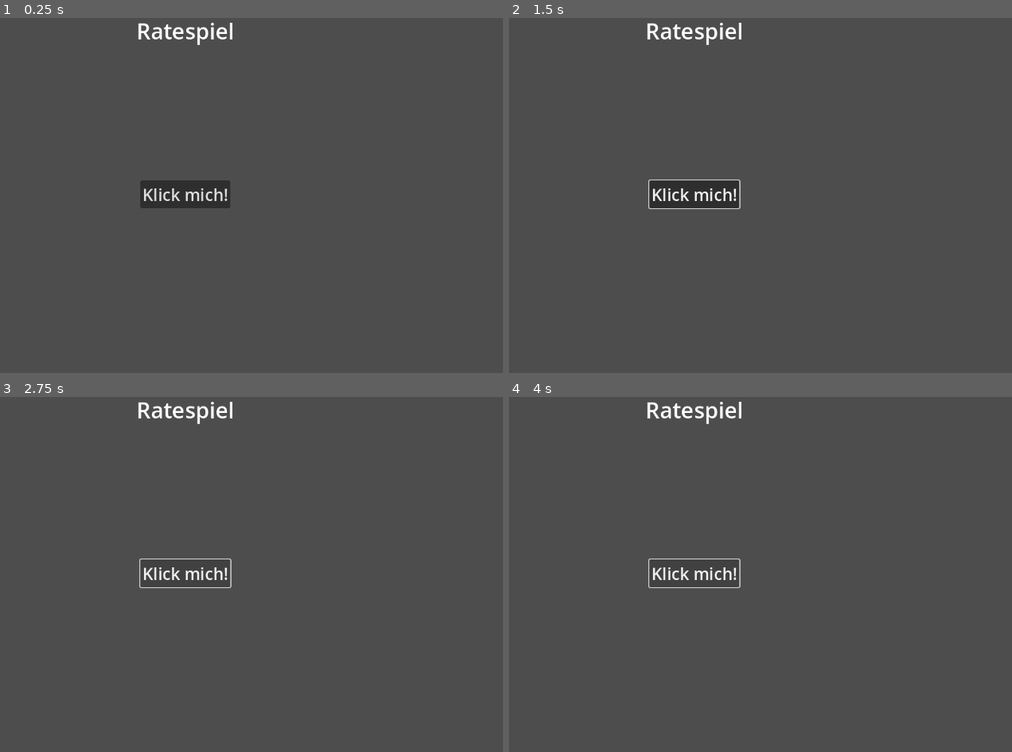
Above: before the commit, frames 1-4 (two rows, left to right).
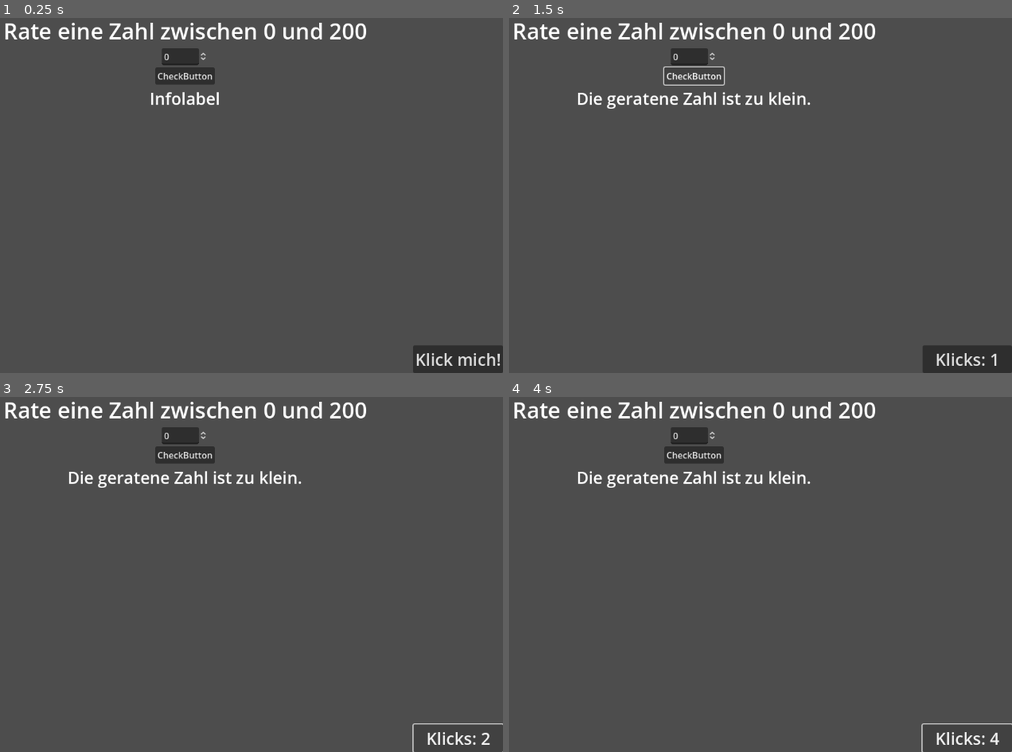
Above: after the commit, the same moments.

Repository: teachingCS/Schuelerakademie_23_24
Game: Godot game, scene res://ratespiel.tscn
The game is run twice, just before and just after one commit, with the same random seed, the same clock (stepped at 60 frames per second) and the same inputs. The project has no main scene, so this scene is started directly.
Inputs (mouse positions are in pixels of both pictures, inside the frame that each line leads up to):
- Up to frame 1 (0.25 s): no input
- Up to frame 2 (1.5 s): click "Klick mich!" at 0.5 s; click (695, 74) at 1.25 s, where only the run after the commit has a clickable "CheckButton"
- Up to frame 3 (2.75 s): click "Klick mich!" (after the commit: "Klicks: 1") at 2 s
- Up to frame 4 (4 s): click "Klick mich!" (after the commit: "Klicks: 2") at 2.75 s; click "Klick mich!" (after the commit: "Klicks: 3") at 3.5 s

The runs differ from the first frame. In frame 1, 5.2% of the frame differs, in the area x 0-100%, y 1-100%; in frame 2, 5.6%; in frame 3, 3.8%; in frame 4, 3.8%.

Commit message:
Stand 05.10.2023

Diff:
--- a/Ratespiel/ratespiel.gd
+++ b/Ratespiel/ratespiel.gd
@@ -1,10 +1,19 @@
 extends Control
 
+# Attribut zur Hausaufgabe
+var counter : int = 0
+
+# Attribute für unser Ratespiel
+var computer_number : int
+var player_number : int
 
 # Called when the node enters the scene tree for the first time.
 func _ready():
+	computer_number = randi_range(0, 200)
+	print(computer_number)
 	greet_player()
-	$Titel.text = "Ratespiel"
+	%Titel.text = "Rate eine Zahl zwischen 0 und 200"
+
 func greet_player():
 	var name
 	name = "Godot"
@@ -12,9 +21,32 @@
 
 
 func _on_button_pressed():
-	print("Der Button wurde gedrückt!")
+	# Teil der Hausaufgabe
+	counter = counter + 1
+	$Button.text = "Klicks: " + str(counter)
+#	print("Der Button wurde gedrückt!")
 
 
-# Hausaufgabe: Verwandelt den Button in einen Click-counter Button
-# Bei jedem Klick auf den Button wird auf dem Button angezeigt, wie oft
-# der Button geklickt wurde. Viel Spaß und Erfolg dabei!
+
+func _on_check_button_pressed():
+	player_number = $VBoxContainer/SpinBox.value
+	if (player_number < computer_number):
+		%InfoLabel.text = "Die geratene Zahl ist zu klein."
+	elif (player_number > computer_number):
+		%InfoLabel.text = "Die geratene Zahl ist zu groß."
+	else:
+		%InfoLabel.text = "RICHTIG!!!"
+		restart_game()
+
+func restart_game():
+	%RestartButton.show()
+	%CheckButton.hide()
+
+# Programmierherausforderungen bis zum nächsten Treffen am 12.10:
+# Herausforderung 1:
+# Beim anklicken des RestartButtons soll das Spiel mit allen
+# nötigen Werten wieder zurückgesetzt werden, so dass das Spiel
+# nicht ständig neu gestartet werden muss
+# Herausforderung 2:
+# An geeigneter Stelle soll mittels eines passenden Nodes angezeigt werden
+# wie viele Rateversuche bereits gebraucht wurden
--- a/Ratespiel/ratespiel.tscn
+++ b/Ratespiel/ratespiel.tscn
@@ -11,33 +11,60 @@
 grow_vertical = 2
 script = ExtResource("1_2wsp1")
 
-[node name="Titel" type="Label" parent="."]
+[node name="VBoxContainer" type="VBoxContainer" parent="."]
 layout_mode = 1
-anchors_preset = 5
-anchor_left = 0.5
-anchor_right = 0.5
-offset_left = -155.5
-offset_right = 155.5
-offset_bottom = 58.0
+anchors_preset = 15
+anchor_right = 1.0
+anchor_bottom = 1.0
 grow_horizontal = 2
+grow_vertical = 2
+
+[node name="Titel" type="Label" parent="VBoxContainer"]
+unique_name_in_owner = true
+layout_mode = 2
 theme_override_font_sizes/font_size = 40
 text = "Ich bin ein Label"
 horizontal_alignment = 1
 
+[node name="SpinBox" type="SpinBox" parent="VBoxContainer"]
+layout_mode = 2
+size_flags_horizontal = 4
+max_value = 200.0
+
+[node name="CheckButton" type="Button" parent="VBoxContainer"]
+unique_name_in_owner = true
+layout_mode = 2
+size_flags_horizontal = 4
+size_flags_vertical = 4
+text = "CheckButton"
+
+[node name="InfoLabel" type="Label" parent="VBoxContainer"]
+unique_name_in_owner = true
+layout_mode = 2
+theme_override_font_sizes/font_size = 30
+text = "Infolabel"
+horizontal_alignment = 1
+
+[node name="RestartButton" type="Button" parent="VBoxContainer"]
+unique_name_in_owner = true
+visible = false
+layout_mode = 2
+size_flags_horizontal = 4
+text = "Nochmal spielen"
+
 [node name="Button" type="Button" parent="."]
 layout_mode = 1
-anchors_preset = 8
-anchor_left = 0.5
-anchor_top = 0.5
-anchor_right = 0.5
-anchor_bottom = 0.5
-offset_left = -81.0
-offset_top = -25.0
-offset_right = 81.0
-offset_bottom = 25.0
-grow_horizontal = 2
-grow_vertical = 2
+anchors_preset = 3
+anchor_left = 1.0
+anchor_top = 1.0
+anchor_right = 1.0
+anchor_bottom = 1.0
+offset_left = -162.0
+offset_top = -50.0
+grow_horizontal = 0
+grow_vertical = 0
 theme_override_font_sizes/font_size = 30
 text = "Klick mich!"
 
+[connection signal="pressed" from="VBoxContainer/CheckButton" to="." method="_on_check_button_pressed"]
 [connection signal="pressed" from="Button" to="." method="_on_button_pressed"]
Not shown, changed: README.md
